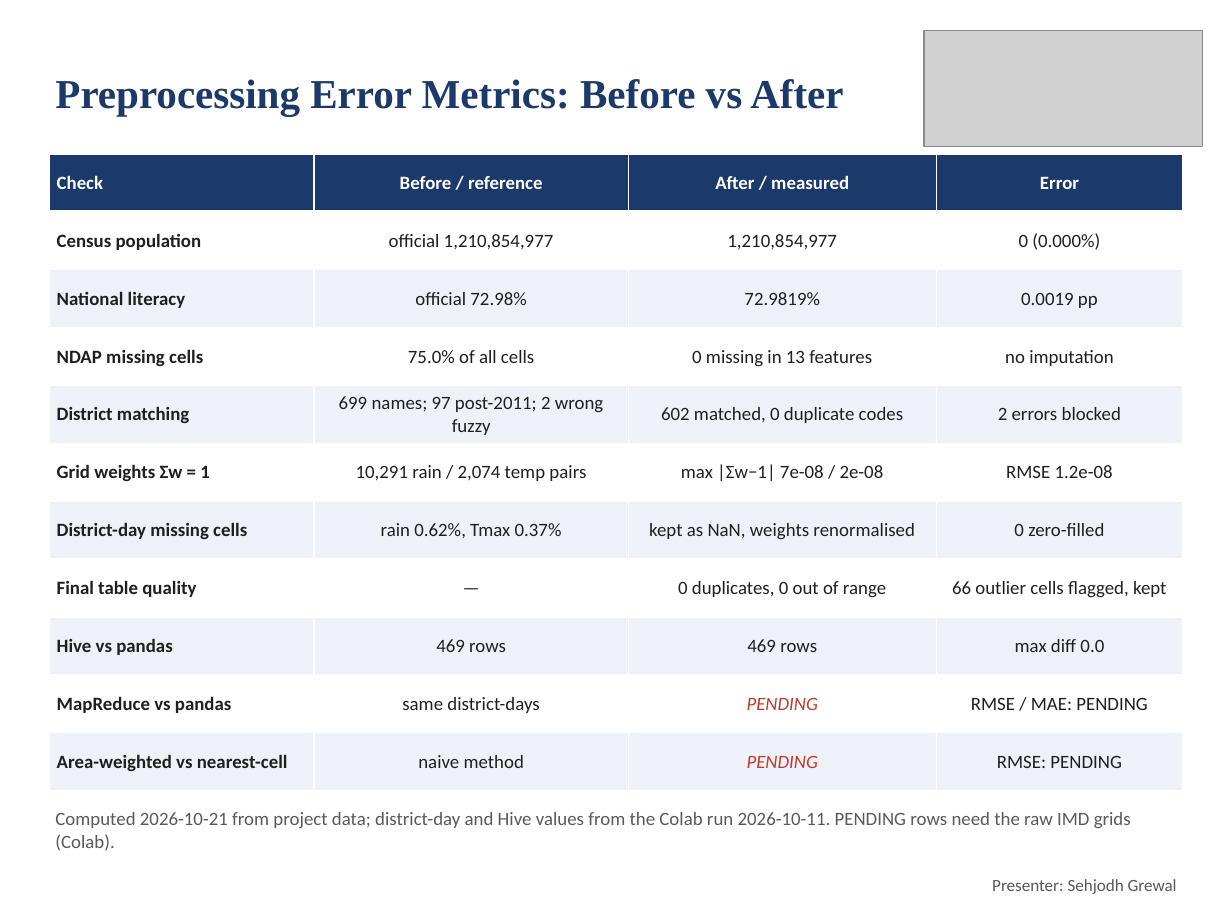
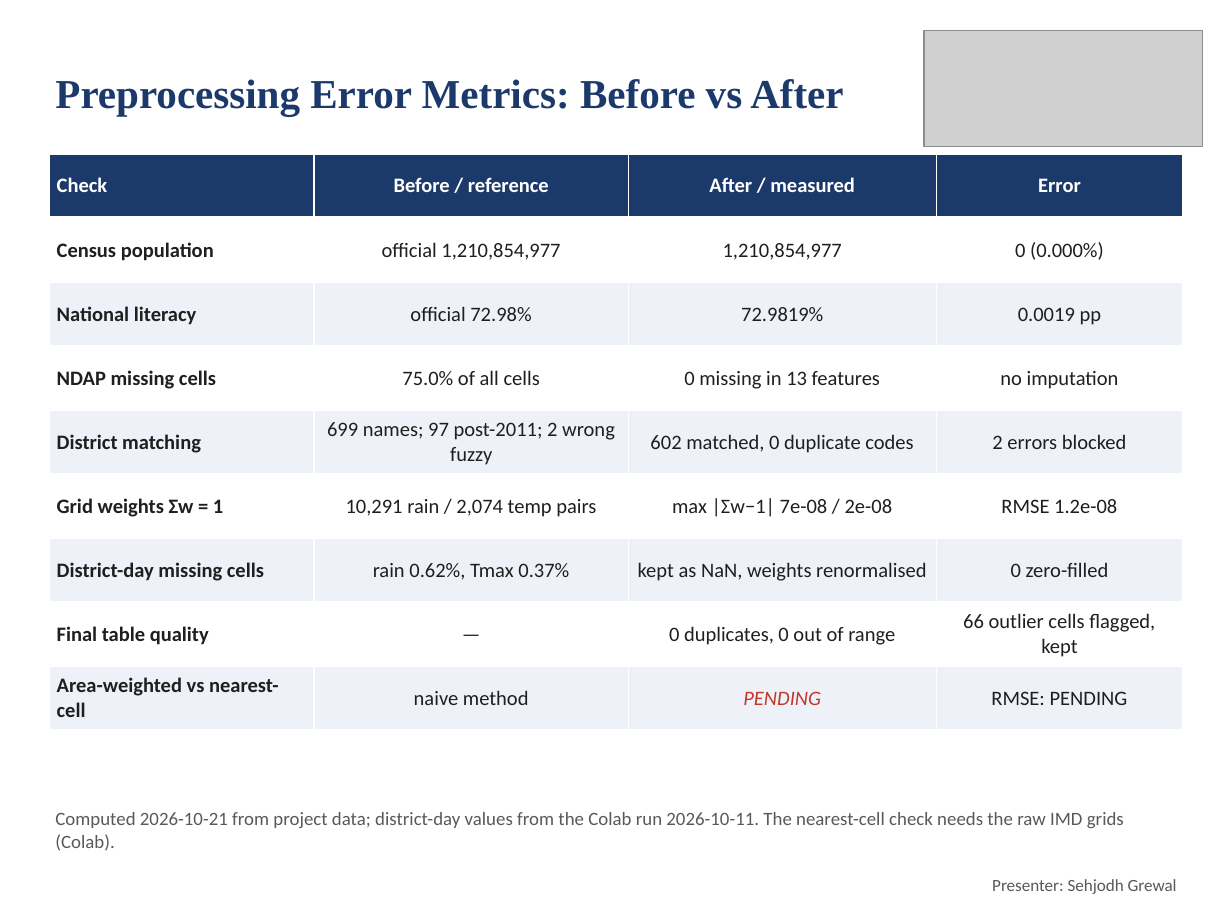
Before and after one commit to deepankarkumar1310/hadoop-ml-algorithm-, a slide deck: slide 11 of docs/Review2_Deck.pptx. Drawn at 1232x924 pixels with LibreOffice and Linux fonts; fonts in the diff are those of the drawing; grey boxes stand for pictures. Boxes give left, top, right and bottom in pixels: in the first picture for what was removed or moved away, otherwise in the second. Text is boxed around its words. In the diff, an @@ line names an element or a change of style, - is before the commit and + after.

Commit message:
One owner per slide, figure and notebook section; per-owner Colab checks

```diff
--- a/docs/Review2_Deck.pptx
+++ b/docs/Review2_Deck.pptx
@@ table at bbox=[49, 154, 1183, 731] @@
-row 9: Hive vs pandas | 469 rows | 469 rows | max diff 0.0
-row 10: MapReduce vs pandas | same district-days | PENDING | RMSE / MAE: PENDING
@@ text at bbox=[55, 812, 1124, 851]: text changed @@
-Computed 2026-10-21 from project data; district-day and Hive values from the Colab run 2026-10-11. PENDING rows need the raw IMD grids (Colab).
+Computed 2026-10-21 from project data; district-day values from the Colab run 2026-10-11. The nearest-cell check needs the raw IMD grids (Colab).
```
Also in this commit, not shown: 7 other slides changed, 2 slides added, 6 other files.
